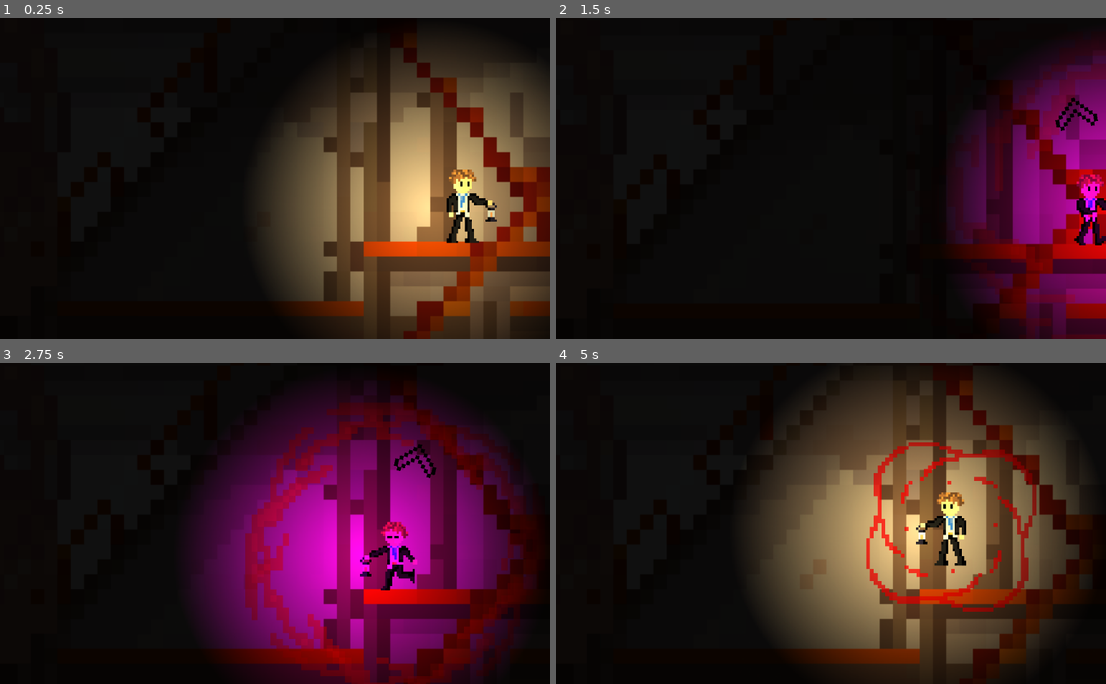
Above: before the commit, frames 1-4 (two rows, left to right).
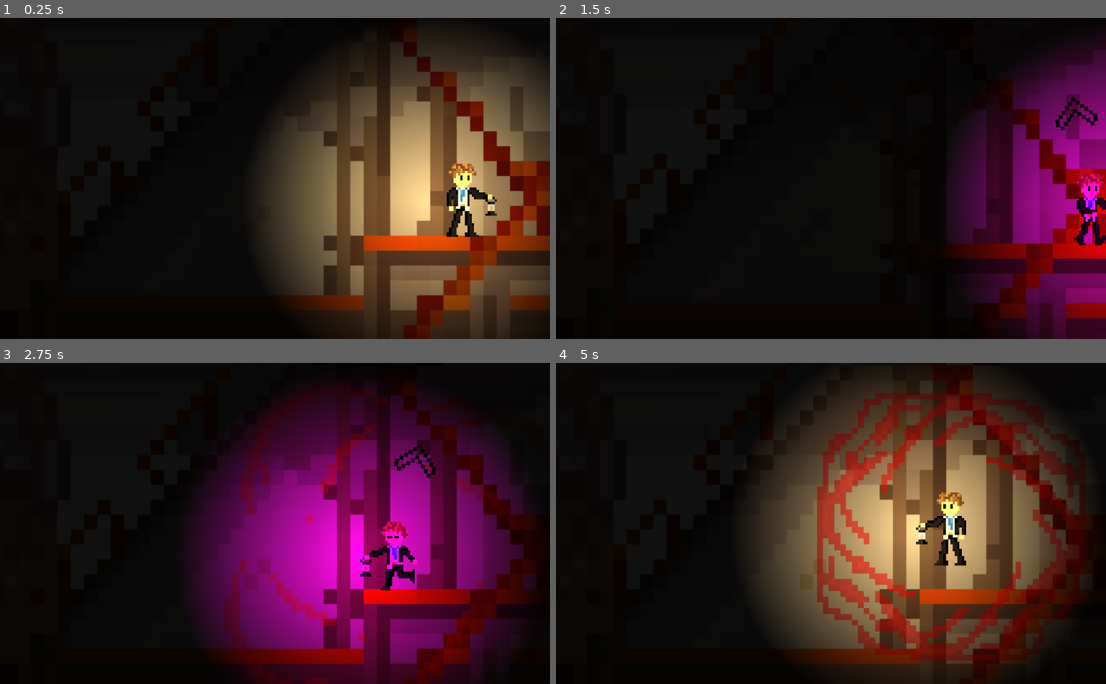
Above: after the commit, the same moments.

Repository: Joogensen/Lumen-Essense
Game: Godot game, scene res://Scenes/main.tscn
Same seed, same stepped clock (60 frames per second), same inputs: the game is played once before the commit and once after it.
Inputs:
- Up to frame 1 (0.25 s): no input
- Up to frame 2 (1.5 s): tap Enter at 0.5 s; hold Shift (toggle_lantern, bound only before the commit) 0.53-1.28 s; hold Right (right) from 0.53 s (still down); tap Space (jump) at 0.77 s; tap C (change_light_color) at 1.35 s
- Up to frame 3 (2.75 s): tap Space (jump) at 1.52 s; tap Shift (toggle_lantern, bound only before the commit) at 1.55, 2.3 s; release Right (right) at 2.03 s; hold Left (left) from 2.03 s (still down); hold E (light_switch) from 2.03 s (still down)
- Up to frame 4 (5 s): release Left (left) at 2.78 s; release E (light_switch) at 2.78 s; hold Right (right) 2.78-4.28 s; tap Shift (toggle_lantern, bound only before the commit) at 2.85, 4.55 s; tap Space (jump) at 3.02, 3.77, 4.52 s; hold Shift (toggle_lantern, bound only before the commit) 3.53-4.28 s; hold Left (left) from 4.28 s (still down); tap C (change_light_color) at 4.35 s

The runs differ from the first frame. In frame 1, 6.0% of the frame differs, in the area x 52-100%, y 7-98%; in frame 2, 0.9%; in frame 3, 7.1%; in frame 4, 11%, in the area x 47-96%, y 9-93%.

Commit message:
fix/ToggleLantern
Removed the ability to turn the lantern off

Diff:
--- a/Scenes/main.tscn
+++ b/Scenes/main.tscn
@@ -93,7 +93,7 @@
 color = Color(0.0666667, 0.0666667, 0.0666667, 1)
 
 [node name="Player" parent="." node_paths=PackedStringArray("canvas_modulate_node", "light_switch") instance=ExtResource("1_ahjb2")]
-position = Vector2(1093, 427)
+position = Vector2(1093, 431)
 canvas_modulate_node = NodePath("../CanvasModulate")
 light_switch = NodePath("../LightSwitch")
 metadata/_edit_group_ = true
--- a/Scenes/player.tscn
+++ b/Scenes/player.tscn
@@ -29,7 +29,7 @@
 
 [sub_resource type="Animation" id="Animation_gs8ou"]
 resource_name = "walk"
-length = 1.7
+length = 1.6
 loop_mode = 1
 tracks/0/type = "method"
 tracks/0/imported = false
@@ -110,6 +110,7 @@
 script = ExtResource("1_mtxti")
 
 [node name="CollisionShape2D" type="CollisionShape2D" parent="."]
+visible = false
 position = Vector2(0, 2)
 shape = SubResource("CapsuleShape2D_vgcfp")
 
@@ -125,6 +126,7 @@
 }
 
 [node name="SpriteParanoia" type="Sprite2D" parent="."]
+visible = false
 texture_filter = 1
 scale = Vector2(6, 6)
 texture = ExtResource("3_5vkk6")
--- a/Scripts/point_light_2d_2.gd
+++ b/Scripts/point_light_2d_2.gd
@@ -80,9 +80,9 @@
 	light.visible = false
 
 func _input(event):
-	if event.is_action_pressed("toggle_lantern") and current_fuel > 0:
-		is_lit = !is_lit
-		self.visible = is_lit
+	#if event.is_action_pressed("toggle_lantern") and current_fuel > 0:
+		#is_lit = !is_lit
+		#self.visible = is_lit
 
 	if event.is_action_pressed("change_light_color"):
 		cycle_light_color()
--- a/project.godot
+++ b/project.godot
@@ -32,11 +32,6 @@
 , Object(InputEventKey,"resource_local_to_scene":false,"resource_name":"","device":-1,"window_id":0,"alt_pressed":false …(186 unchanged characters)…
 ]
 }
-toggle_lantern={
-"deadzone": 0.5,
-"events": [Object(InputEventKey,"resource_local_to_scene":false,"resource_name":"","device":-1,"window_id":0,"alt_pressed":false,"shift_pressed":false,"ctrl_pressed":false,"meta_pressed":false,"pressed":false,"keycode":0,"physical_keycode":4194325,"key_label":0,"unicode":0,"location":0,"echo":false,"script":null)
-]
-}
 change_light_color={
 "deadzone": 0.5,
 "events": [Object(InputEventKey,"resource_local_to_scene":false,"resource_name":"","device":-1,"window_id":0,"alt_press …(191 unchanged characters)…
